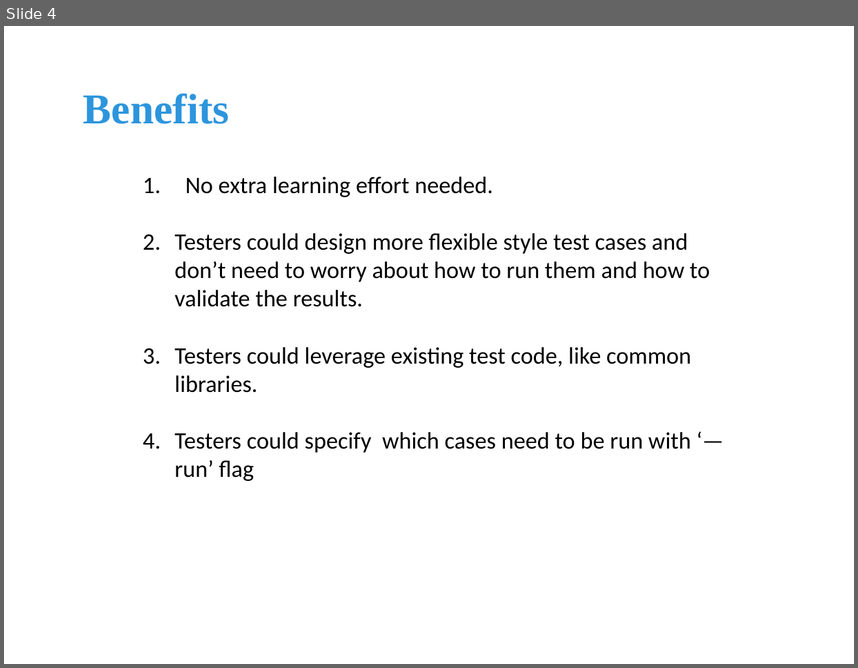
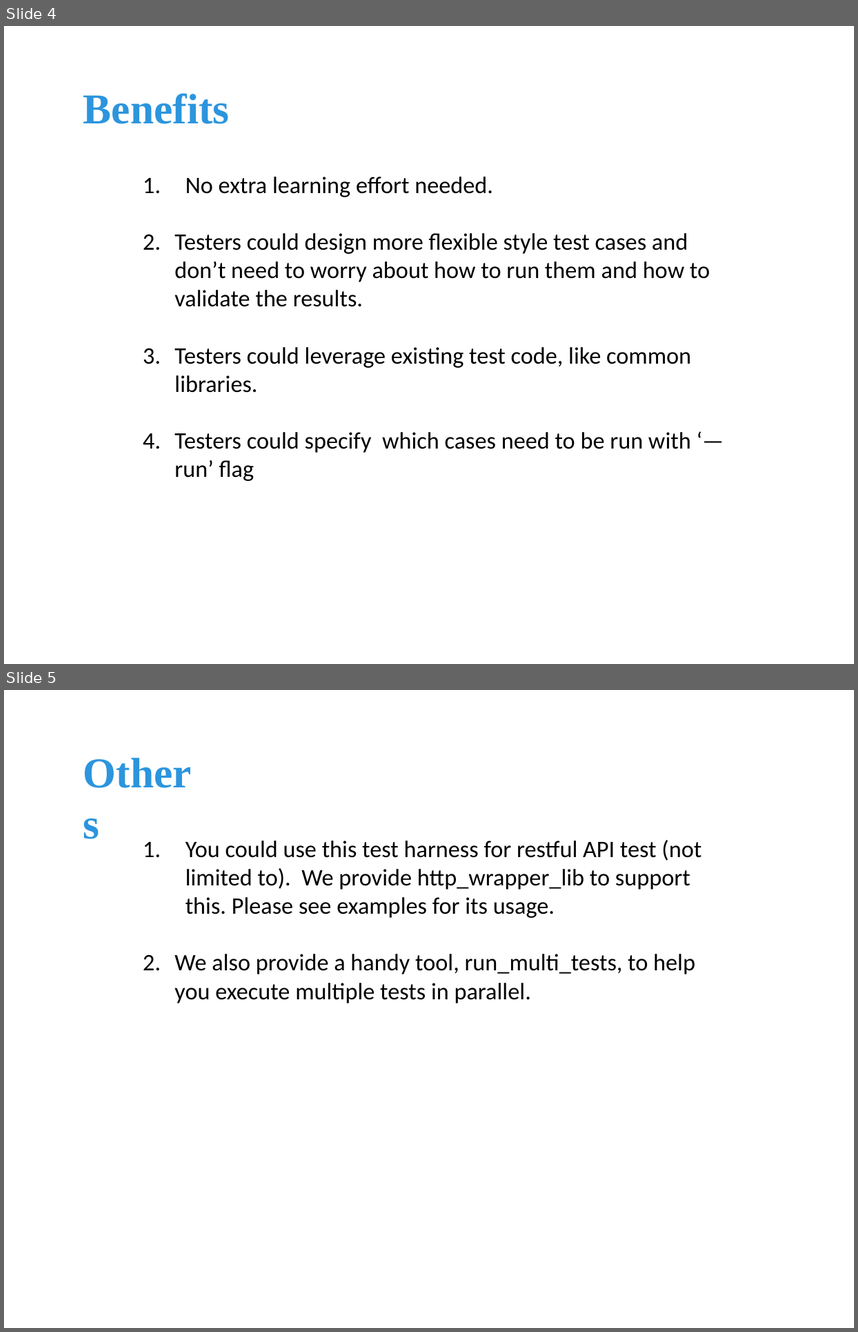
Before and after one commit to Tina-Yan/TestHarness, a slide deck: documentation/Light-weighted Test Harness introduction.pptx. Shown one above the other, each under a label of ours: slide 4 before the commit, slides 4 and 5 after it. The pictures are 858x668 and 858x1332 pixels, drawn with LibreOffice and Linux fonts; fonts in the diff are those of the drawing. Boxes give left, top, right and bottom in pixels: in the first picture for what was removed or moved away, otherwise in the second. Text is boxed around its words. In the diff, an @@ line names an element or a change of style, - is before the commit and + after.

Commit message:
Add restful api test example and lib, add run_multi_tests tool

```diff
--- a/documentation/Light-weighted Test Harness introduction.pptx
+++ b/documentation/Light-weighted Test Harness introduction.pptx
@@ slide 5 added at bbox=[4, 690, 854, 1328], background #FFFFFF @@
@@ text added at bbox=[74, 741, 214, 801], 36 pt, text #2C95DD, bold @@
+Others
@@ text added at bbox=[174, 840, 702, 1003], 20 pt, text #000000 @@
+1. You could use this test harness for restful API test (not limited to). We provide http_wrapper_lib to support this. Please see examples for its usage.
+2. We also provide a handy tool, run_multi_tests, to help you execute multiple tests in parallel.
```
Also in this commit, not shown: 3 slides changed, 10 other files.
